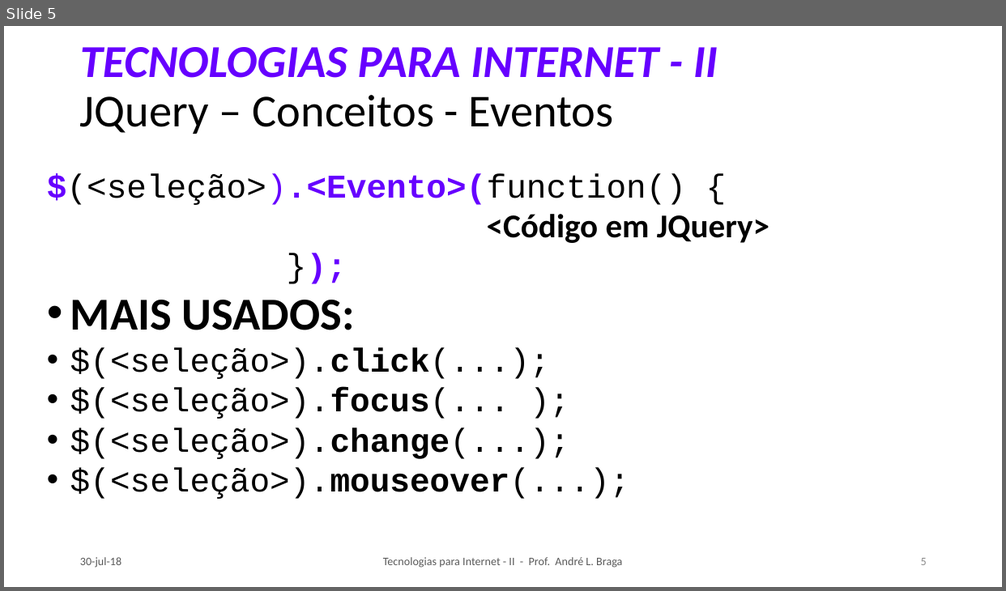
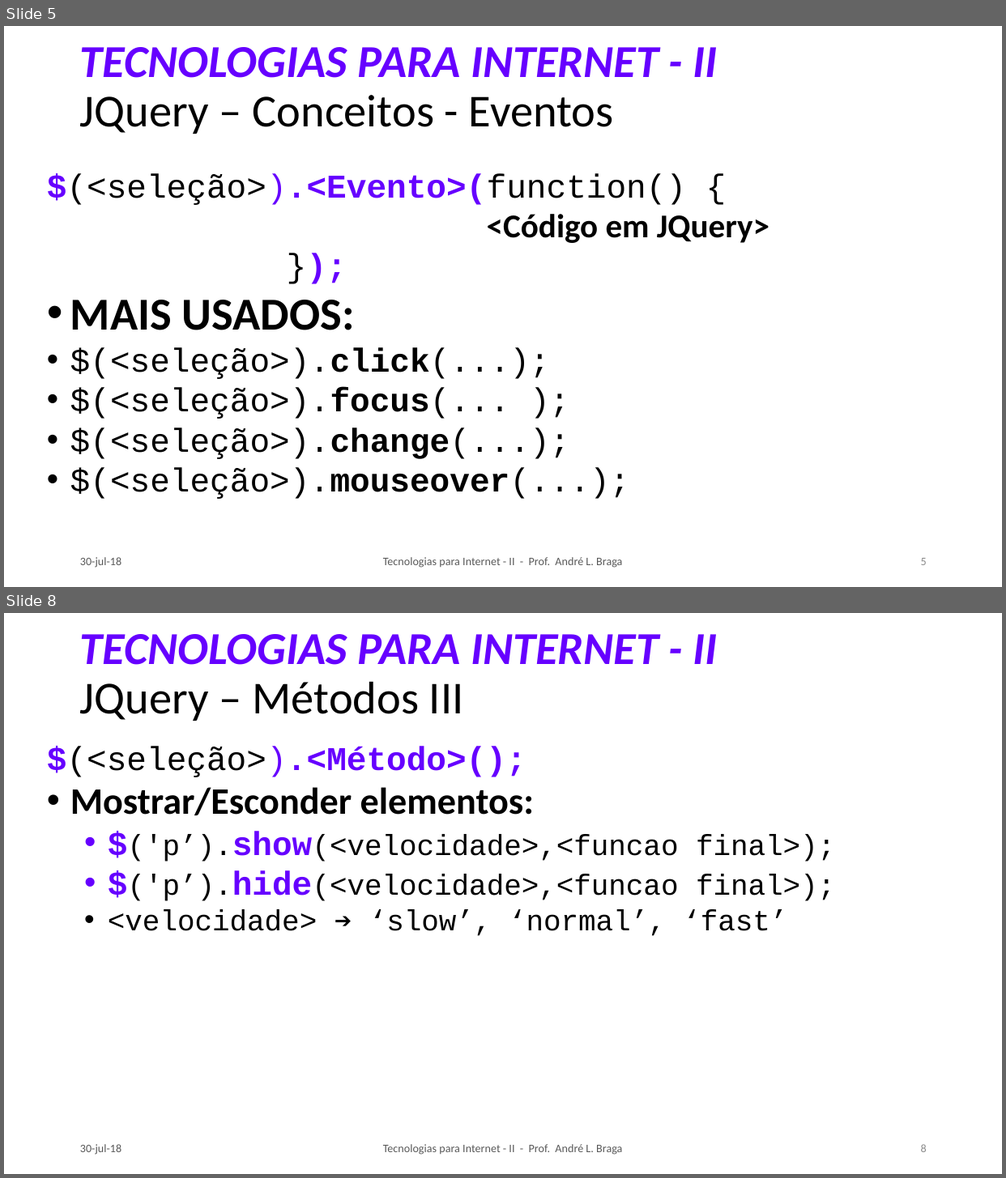
Before and after one commit to LeoCaronezi/CURSOS, a slide deck: TECNOLOGIAS PARA INTERNET II/SLIDES/TI-2_Aula_03.pptx. Shown one above the other, each under a label of ours: slide 5 before the commit, slides 5 and 8 after it; the slides between them are not shown. The pictures are 1006x591 and 1006x1178 pixels, drawn with LibreOffice and Linux fonts; fonts in the diff are those of the drawing. Boxes give left, top, right and bottom in pixels: in the first picture for what was removed or moved away, otherwise in the second. Text is boxed around its words. In the diff, an @@ line names an element or a change of style, - is before the commit and + after.

```diff
--- a/TECNOLOGIAS PARA INTERNET II/SLIDES/TI-2_Aula_03.pptx
+++ b/TECNOLOGIAS PARA INTERNET II/SLIDES/TI-2_Aula_03.pptx
@@ slide 8 added at box(4, 613, 1002, 1174), background #FFFFFF @@
@@ title added at box(80, 634, 718, 721), 44 pt, text #6600FF, bold, italic @@
+TECNOLOGIAS PARA INTERNET - II
+JQuery – Métodos III
@@ text added at box(47, 746, 835, 936), 28 pt, text #000000 @@
+$(<seleção>).<Método>();
+• Mostrar/Esconder elementos:
+  • $('p’).show(<velocidade>,<funcao final>);
+  • $('p’).hide(<velocidade>,<funcao final>);
+  • <velocidade> ➔ ‘slow’, ‘normal’, ‘fast’
@@ text added at box(80, 1144, 121, 1155), 11 pt, text #595959 @@
+30-jul-18
@@ text added at box(383, 1144, 622, 1155), 11 pt, text #595959 @@
+Tecnologias para Internet - II - Prof. André L. Braga
@@ page number added at box(921, 1144, 927, 1152), 11 pt, text #8C8C8C @@
+8
```
Also in this commit, not shown: 2 slides changed, 5 other slides added, 2 other files.
